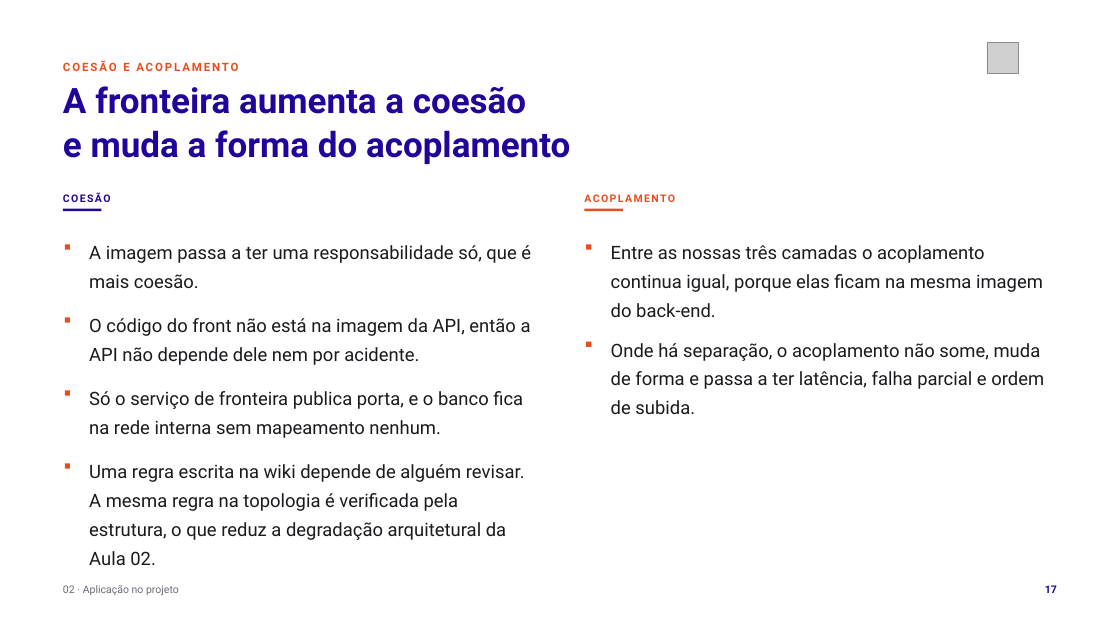
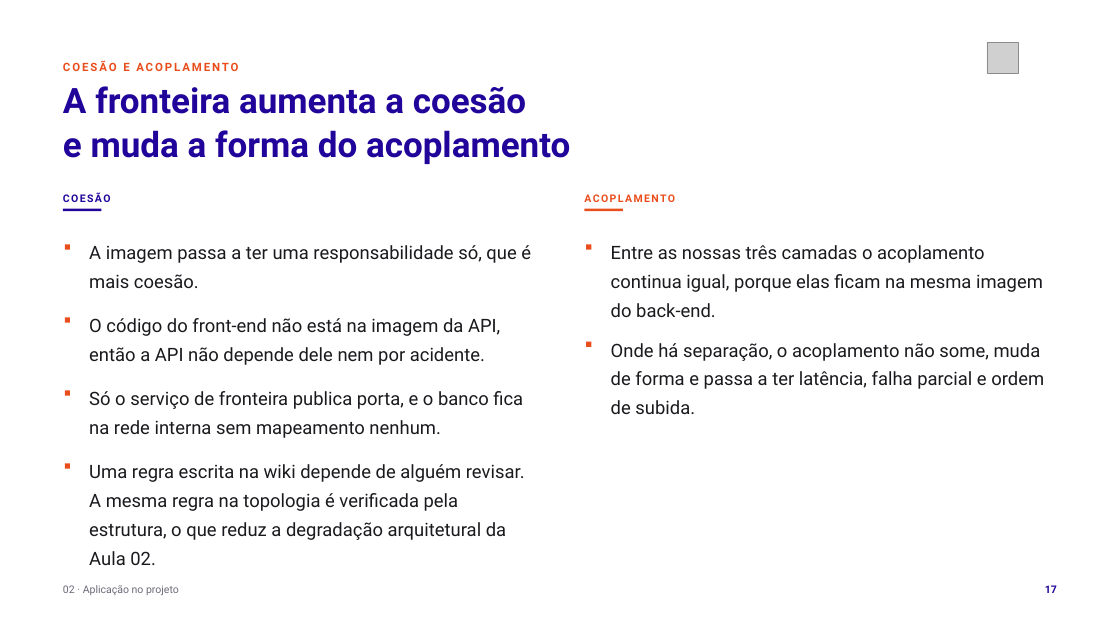
Before and after one commit to tcpassos/invite-app, a slide deck: slide 17 of trabalhos/T1-Docker-Invite-People.pptx. Drawn at 1120x630 pixels with LibreOffice and Linux fonts; fonts in the diff are those of the drawing; grey boxes stand for pictures. Boxes give left, top, right and bottom in pixels: in the first picture for what was removed or moved away, otherwise in the second. Text is boxed around its words. In the diff, an @@ line names an element or a change of style, - is before the commit and + after.

Commit message:
docs: padroniza front-end e back-end no deck e no roteiro do T1

```diff
--- a/trabalhos/T1-Docker-Invite-People.pptx
+++ b/trabalhos/T1-Docker-Invite-People.pptx
@@ text at (89,318,500,365): text changed @@
-O código do front não está na imagem da API, então a API não depende dele nem por acidente.
+O código do front-end não está na imagem da API, então a API não depende dele nem por acidente.
```
Also in this commit, not shown: 5 other slides changed, 8 other files.
